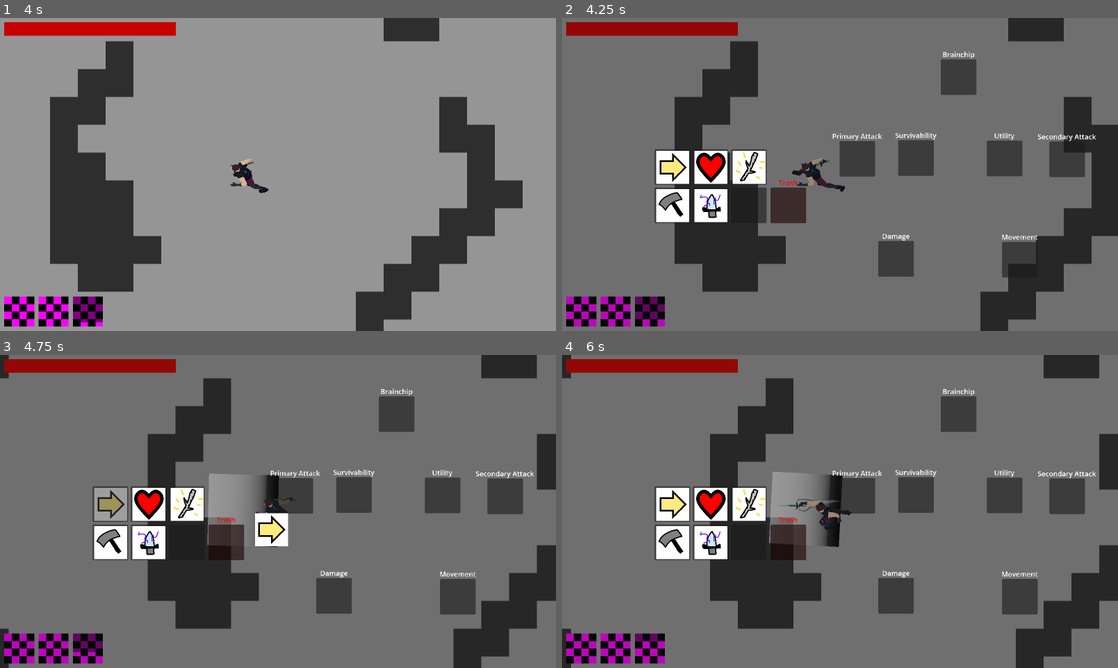
Above: before the commit, frames 1-4 (two rows, left to right).
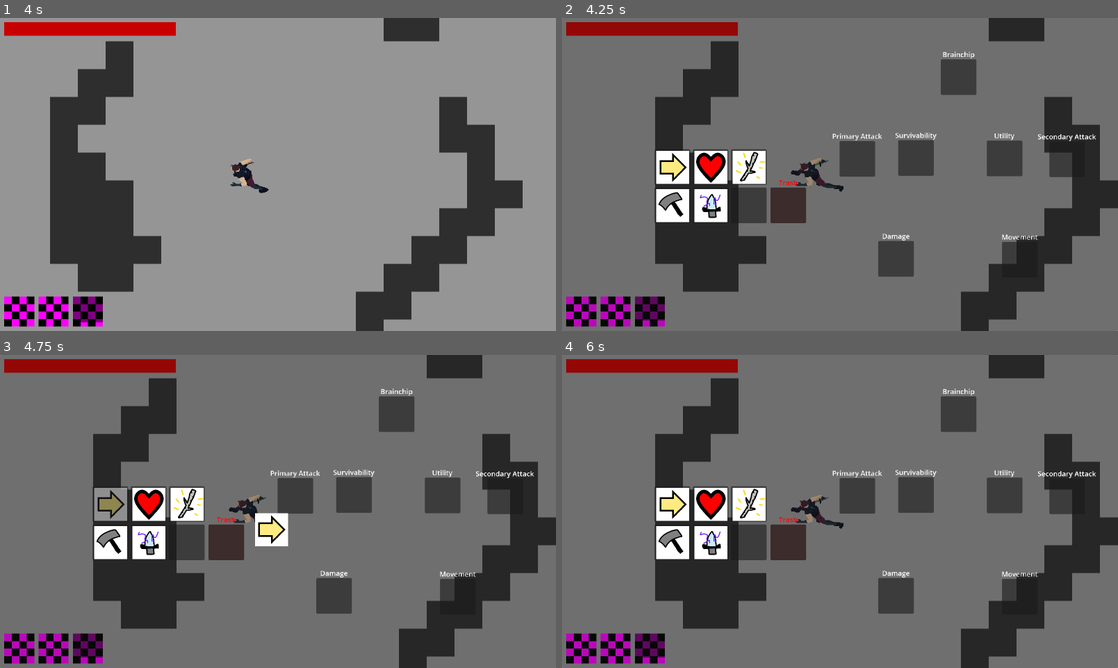
Above: after the commit, the same moments.

Repository: deshis/igdt-hack-and-slash
Game: Godot game, scene res://Scenes/main.tscn
Same seed, same stepped clock (60 frames per second), same inputs: the game is played once before the commit and once after it. The engine's default icon, where the game draws it, is replaced by a stand-in: a white triangle on a blue panel in a dark square.
Inputs (mouse positions are in pixels of both pictures, inside the frame that each line leads up to):
- Up to frame 1 (4 s): tap Enter at 0.5 s; move the mouse to (400, 158) at 0.52 s; hold D (move_right) 0.53-1.25 s; hold F (interact) 0.53-1.25 s; click (400, 158) at 0.67 s; drag from (166, 190) to (300, 174) at 1.27 s; move the mouse to (333, 105) at 2.02 s; hold D (move_right) 2.03-2.75 s; hold F (interact) 2.03-2.75 s; right-click (333, 105) at 2.1 s; drag from (250, 237) to (278, 174) at 2.77 s; move the mouse to (444, 221) at 3.52 s; hold A (move_left) from 3.53 s (still down); hold Shift (movement_ability) from 3.53 s (still down); tap F (interact) at 3.8 s
- Up to frame 2 (4.25 s): keep holding A (move_left); keep holding Shift (movement_ability); tap Tab (inventory) at 4.15 s
- Up to frame 3 (4.75 s): release A (move_left) at 4.25 s; release Shift (movement_ability) at 4.25 s; drag from (111, 505) to (255, 511) at 4.27 s
- Up to frame 4 (6 s): move the mouse to (712, 505) at 5.02 s; press the mouse at (712, 505) at 5.03 s; hold S (move_down) 5.03-5.75 s; tap F (interact) at 5.3 s; tap Escape (ui_cancel) at 5.65 s; release the mouse at (712, 505) at 5.75 s; click "Continue" at 5.75 s

Frame 1 is identical in both runs. In frame 2, 10% of the frame differs, in the area x 14-100%, y 0-100%; in frame 3, 24%; in frame 4, 24%, in the area x 0-100%, y 0-100%.

Commit message:
pause functionality
pause game while inv open
add interact help text for loot

Diff:
--- a/Scenes/hud.tscn
+++ b/Scenes/hud.tscn
@@ -143,6 +143,7 @@
 one_shot = true
 
 [node name="Inventory" type="Control" parent="." node_paths=PackedStringArray("backpack", "augment_slots", "item_selection", "trash_slot")]
+process_mode = 3
 visible = false
 layout_mode = 3
 anchors_preset = 15
--- a/Scenes/pickupable_loot.tscn
+++ b/Scenes/pickupable_loot.tscn
@@ -25,3 +25,13 @@
 
 [node name="CollisionShape2D" type="CollisionShape2D" parent="."]
 shape = SubResource("RectangleShape2D_sd5tl")
+
+[node name="RichTextLabel" type="RichTextLabel" parent="."]
+offset_left = -56.0
+offset_top = -43.0
+offset_right = 56.0
+offset_bottom = -20.0
+text = "F interact"
+fit_content = true
+horizontal_alignment = 1
+vertical_alignment = 2
--- /dev/null
+++ b/Scripts/globals/GameManager.gd
@@ -0,0 +1,17 @@
+extends Node
+
+var open_menu_count := 0
+
+func open_menu() -> void:
+	open_menu_count += 1
+	get_tree().paused = true
+
+func close_menu() -> void:
+	open_menu_count -= 1
+	if open_menu_count == 0:
+		get_tree().paused = false
+
+func set_menu(status: bool) -> void:
+	match status:
+		true: open_menu()
+		false: close_menu()
--- a/Scripts/globals/SoundManager.gd
+++ b/Scripts/globals/SoundManager.gd
@@ -10,6 +10,7 @@
 	music_player = AudioStreamPlayer.new()
 	music_player.bus = "Music"
 	add_child(music_player)
+	music_player.process_mode = Node.PROCESS_MODE_ALWAYS
 
 	bgm_players = {
 		"common_bgm": load("res://Assets/audio/bgm.mp3")
--- a/Scripts/hud/item_pickup.gd
+++ b/Scripts/hud/item_pickup.gd
@@ -37,6 +37,9 @@
 	selection_slot_2.add_child(item2)
 	selection_slot_3.add_child(item3)
 
+	visible = true
+	GameManager.open_menu()
+
 
 func clear_slot(slot: Control)->void:
 	for child in slot.get_children():
--- a/Scripts/hud/pause_menu.gd
+++ b/Scripts/hud/pause_menu.gd
@@ -13,7 +13,7 @@
 
 func toggle_pause()->void:
 	visible = !visible
-	get_tree().paused = !get_tree().paused
+	GameManager.set_menu(visible)
 	continue_button.grab_focus()
 
 
--- a/Scripts/player/pickupable_loot.gd
+++ b/Scripts/player/pickupable_loot.gd
@@ -6,6 +6,21 @@
 @export var item_scene: PackedScene
 
 var items=[null,null,null]
+
+func _ready() -> void:
+	var interact = InputMap.action_get_events("interact")
+	var button_name = OS.get_keycode_string(interact[0].physical_keycode)
+	$RichTextLabel.text = button_name + " interact"
+
+func _physics_process(_delta: float) -> void:
+	if not player:
+		return
+
+	var dist = global_position.distance_to(player.global_position)
+	if dist < 150.0:
+		$RichTextLabel.visible = true
+	else:
+		$RichTextLabel.visible = false
 
 func set_loot(rarity: ItemType.Grade) -> void:
 	sprite.texture = sprite_list[randi_range(0, sprite_list.size() - 1)]
--- a/Scripts/player/ui/inventory_manager.gd
+++ b/Scripts/player/ui/inventory_manager.gd
@@ -11,7 +11,8 @@
 
 func _input(event: InputEvent) -> void:
 	if event.is_action_pressed("inventory"):
-		self.visible = !self.visible
+		visible = !visible
+		GameManager.set_menu(visible)
 
 func setup_inventory(p: Player) -> void:
 	player = p
--- a/project.godot
+++ b/project.godot
@@ -22,6 +22,7 @@
 SoundManager="*res://Scripts/globals/SoundManager.gd"
 LootDatabase="*res://Scripts/globals/LootDatabase.gd"
 EnemyType="*res://Scripts/globals/EnemyType.gd"
+GameManager="*res://Scripts/globals/GameManager.gd"
 
 [debug]
 
Not shown, added: Scripts/globals/GameManager.gd.uid
